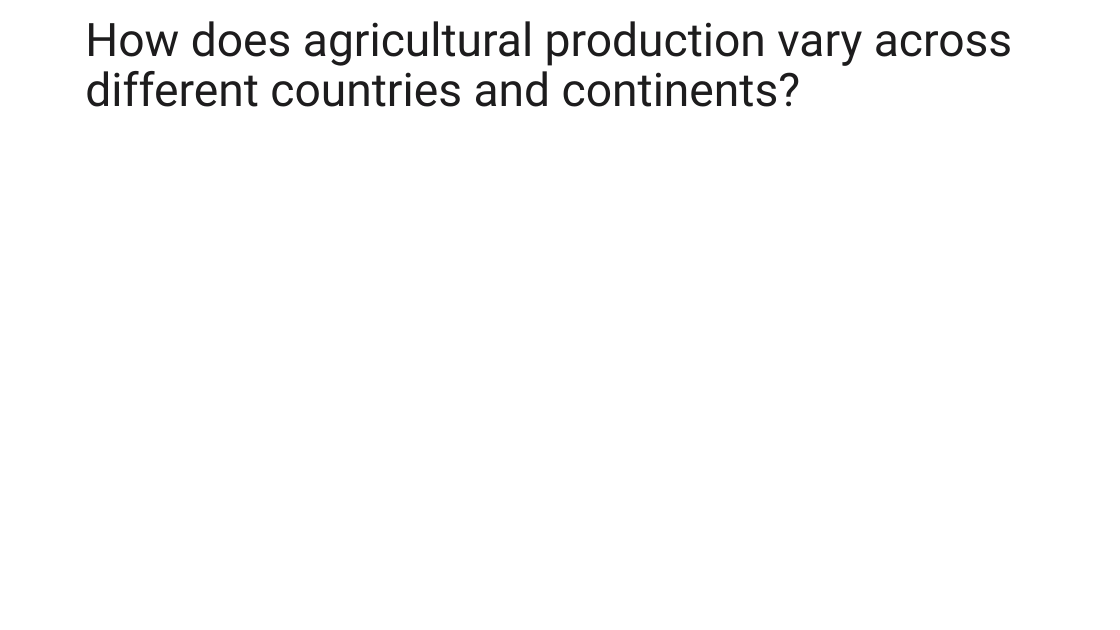
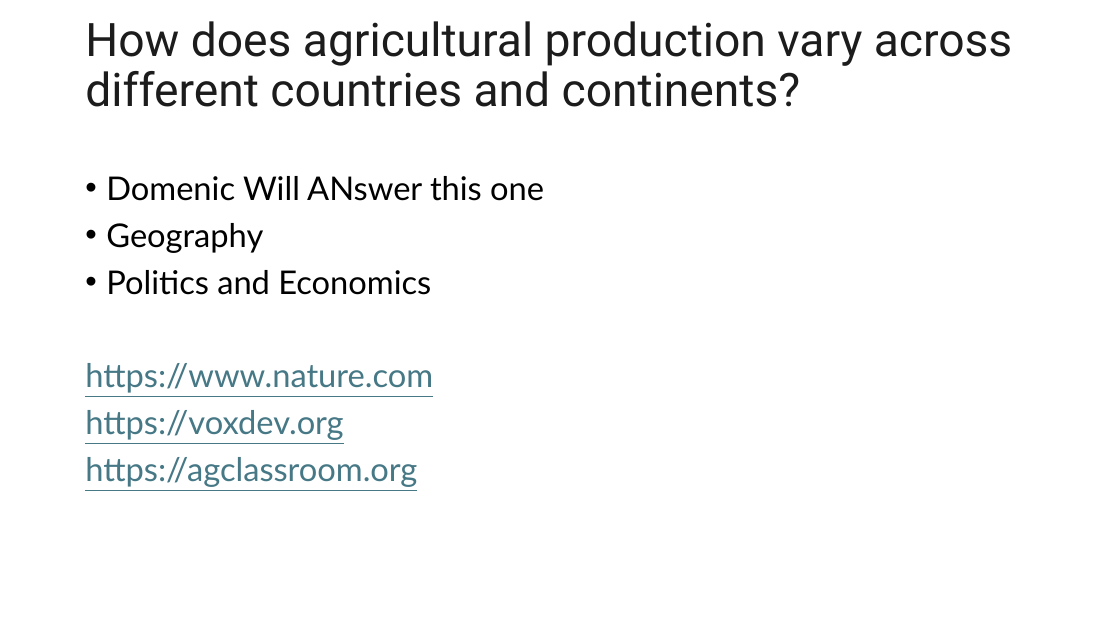
Before and after one commit to Corey-Holton/Project1, a slide deck: slide 15 of Corey/Group Project.pptx (slide 11 before the commit). Drawn at 1120x630 pixels with LibreOffice and Linux fonts; fonts in the diff are those of the drawing. Boxes give left, top, right and bottom in pixels: in the first picture for what was removed or moved away, otherwise in the second. Text is boxed around its words. In the diff, an @@ line names an element or a change of style, - is before the commit and + after.

```diff
--- a/Corey/Group Project.pptx
+++ b/Corey/Group Project.pptx
@@ text added at box(85, 176, 544, 487), 28 pt, text #467886, underline @@
+• Domenic Will ANswer this one
+• Geography
+• Politics and Economics
+https://www.nature.com
+https://voxdev.org
+https://agclassroom.org
```
Also in this commit, not shown: 7 other slides changed, 5 slides added, 2 slides removed, 4 other files.
